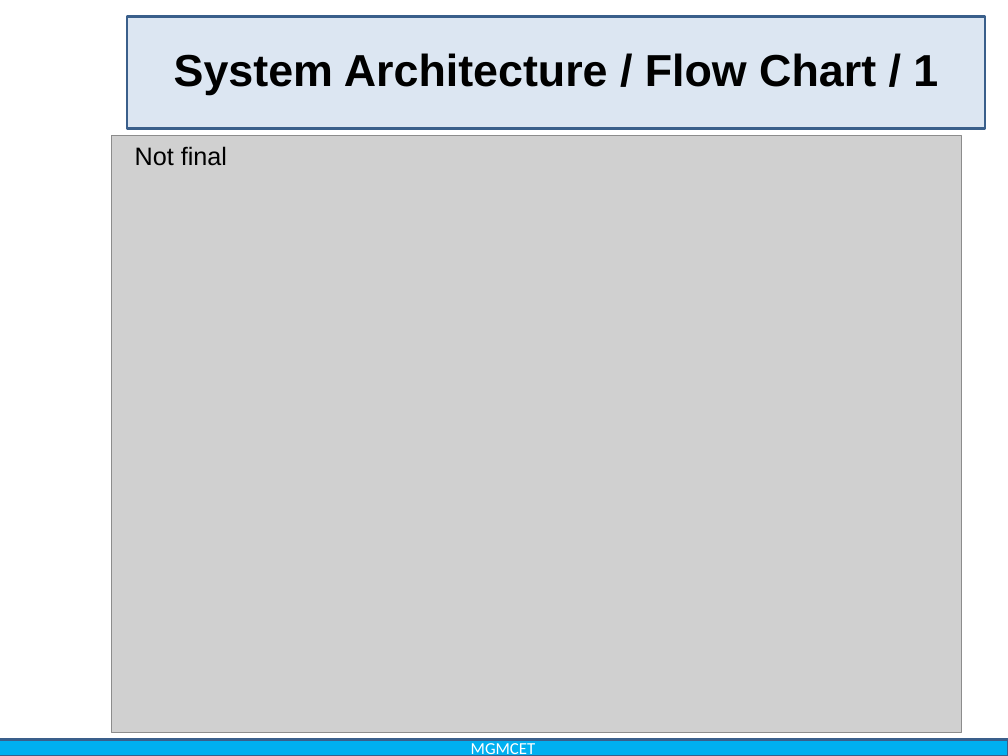
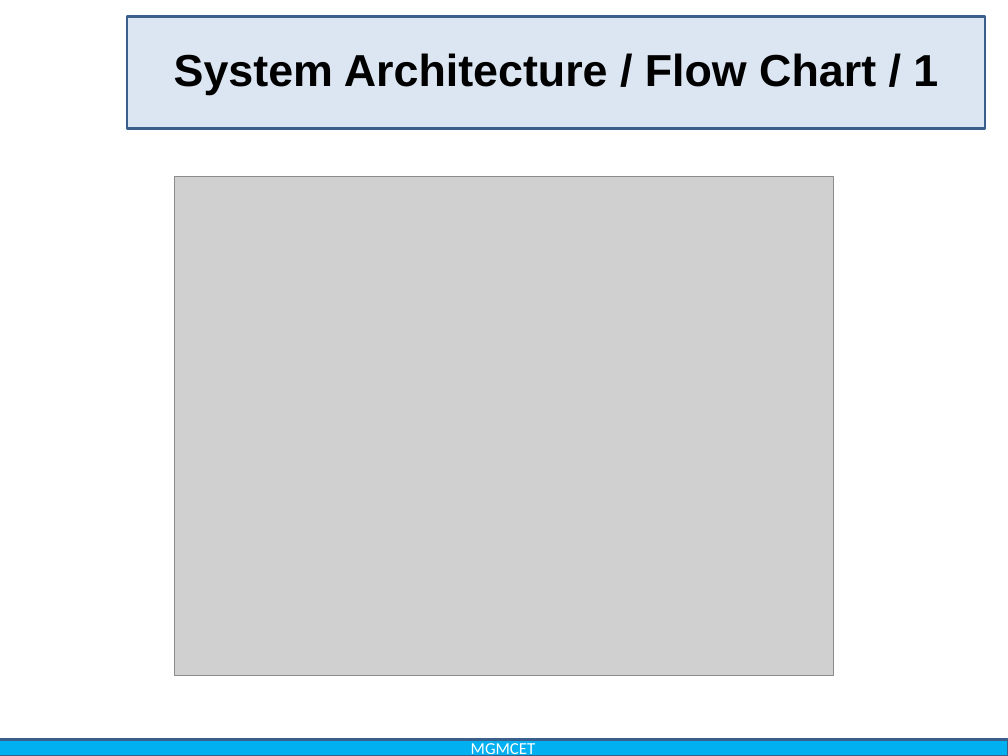
Before and after one commit to pawarherschel/college-project-docs, a slide deck: slide 8 of G3_36,39,28,09.pptx. Drawn at 1008x756 pixels with LibreOffice and Linux fonts; fonts in the diff are those of the drawing; grey boxes stand for pictures; background and template pictures are left out. Boxes give left, top, right and bottom in pixels: in the first picture for what was removed or moved away, otherwise in the second. Text is boxed around its words. In the diff, an @@ line names an element or a change of style, - is before the commit and + after.

```diff
--- a/G3_36,39,28,09.pptx
+++ b/G3_36,39,28,09.pptx
@@ text removed at [135, 146, 227, 166] @@
-Not final
@@ picture: place and size @@
-picture at [112, 136, 962, 733]
+picture at [174, 176, 833, 675]
```
Also in this commit, not shown: 7 other slides changed, 2 slides added, 17 other files.
